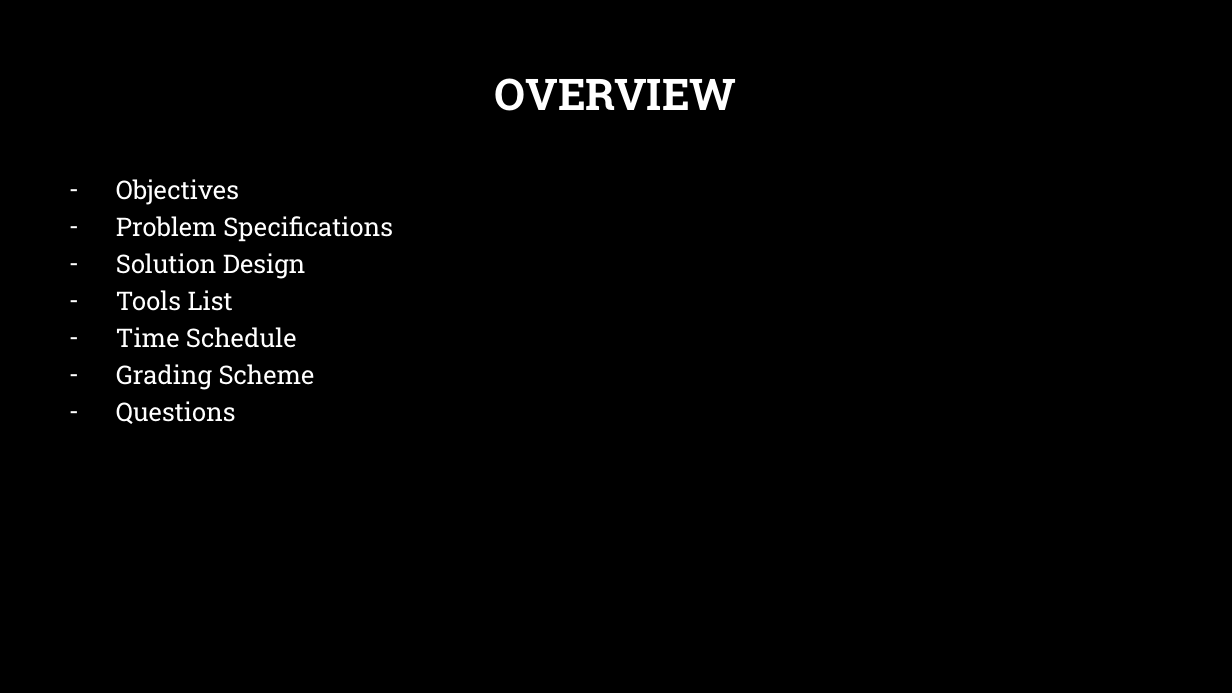
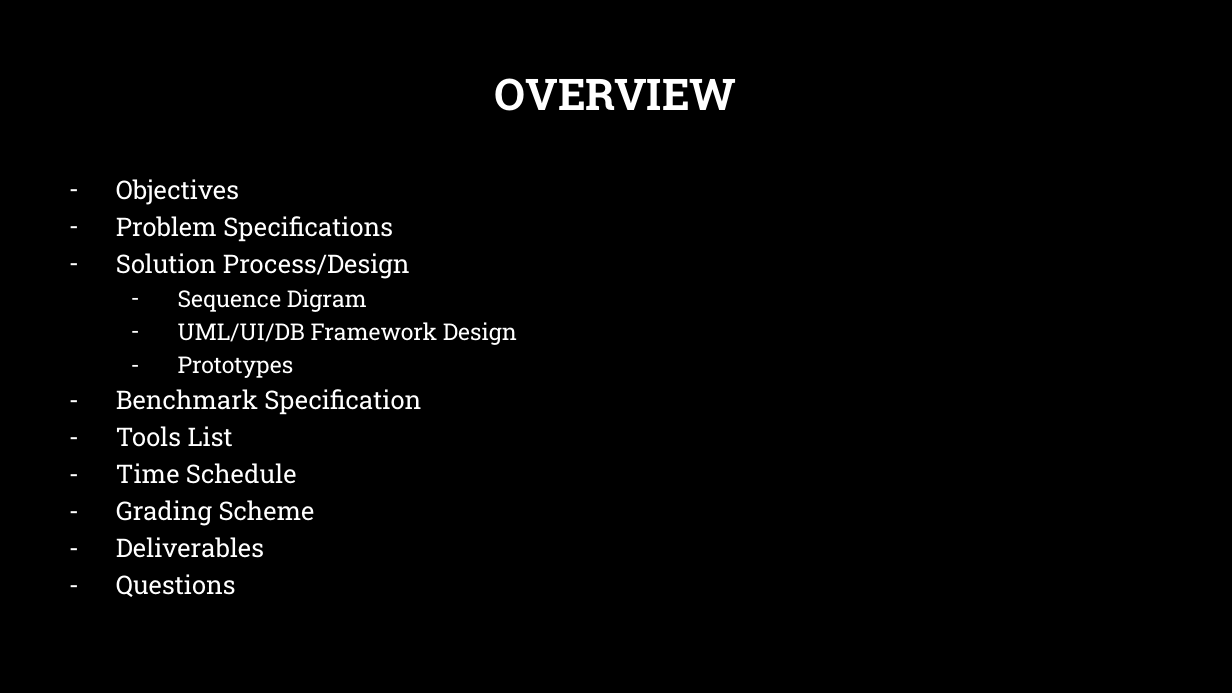
Before and after one commit to steveb1250/Devils_Grip_Proposal, a slide deck: slide 2 of CSC_520_Devils_Grip.pptx. Drawn at 1232x693 pixels with LibreOffice and Linux fonts; fonts in the diff are those of the drawing; background and template pictures are left out. Boxes give left, top, right and bottom in pixels: in the first picture for what was removed or moved away, otherwise in the second. Text is boxed around its words. In the diff, an @@ line names an element or a change of style, - is before the commit and + after.

```diff
--- a/CSC_520_Devils_Grip.pptx
+++ b/CSC_520_Devils_Grip.pptx
@@ text at bbox=[116, 253, 517, 415]: text changed; size 15 to 13.5 pt @@
-– Solution Design
+– Solution Process/Design
+  – Sequence Digram
+  – UML/UI/DB Framework Design
+  – Prototypes
+– Benchmark Specification
@@ text at bbox=[116, 537, 264, 558]: paragraph added @@
+– Deliverables
```
Also in this commit, not shown: 6 other slides changed, 2 slides added, 1 slide removed, 1 other file.
